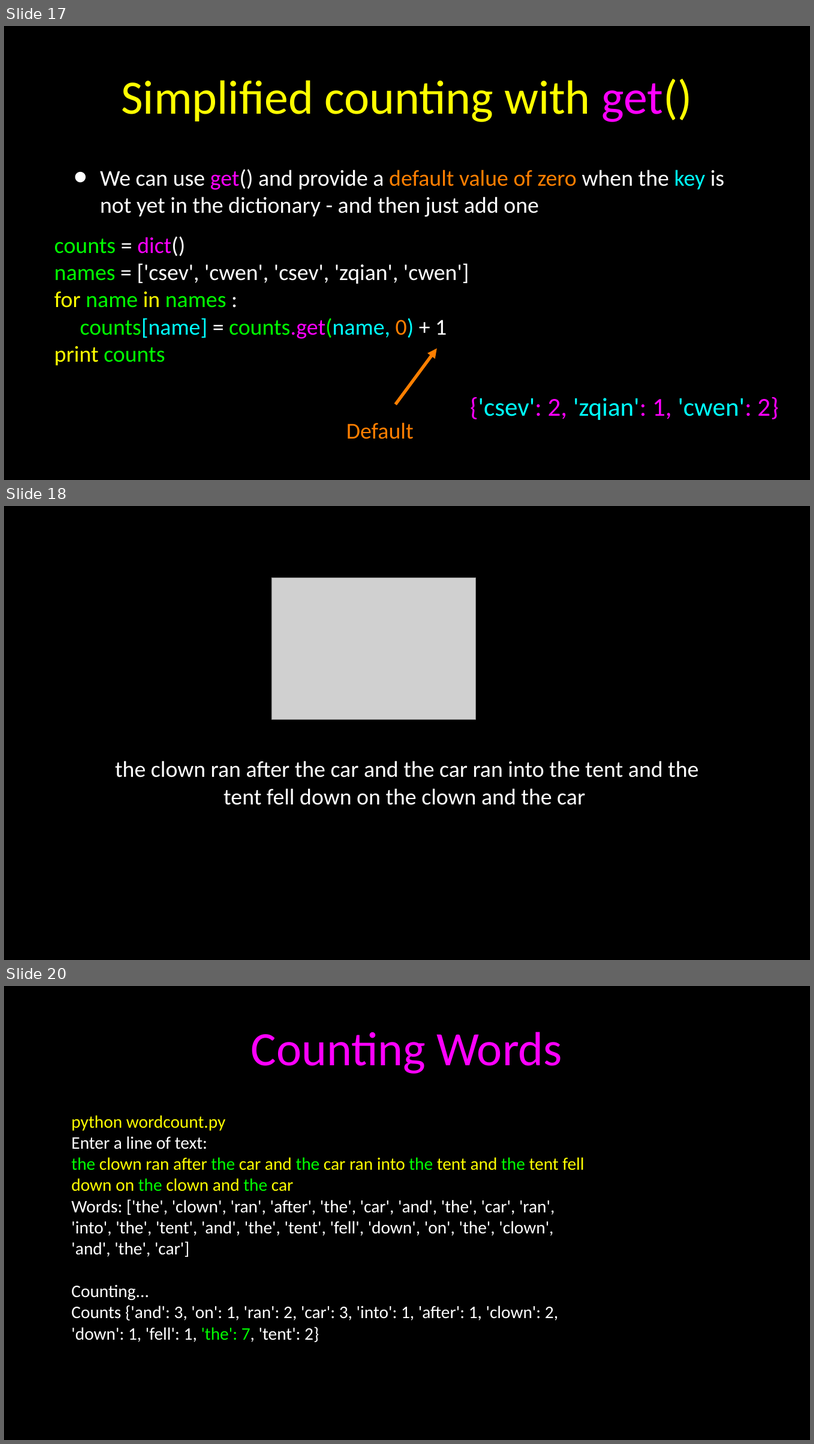
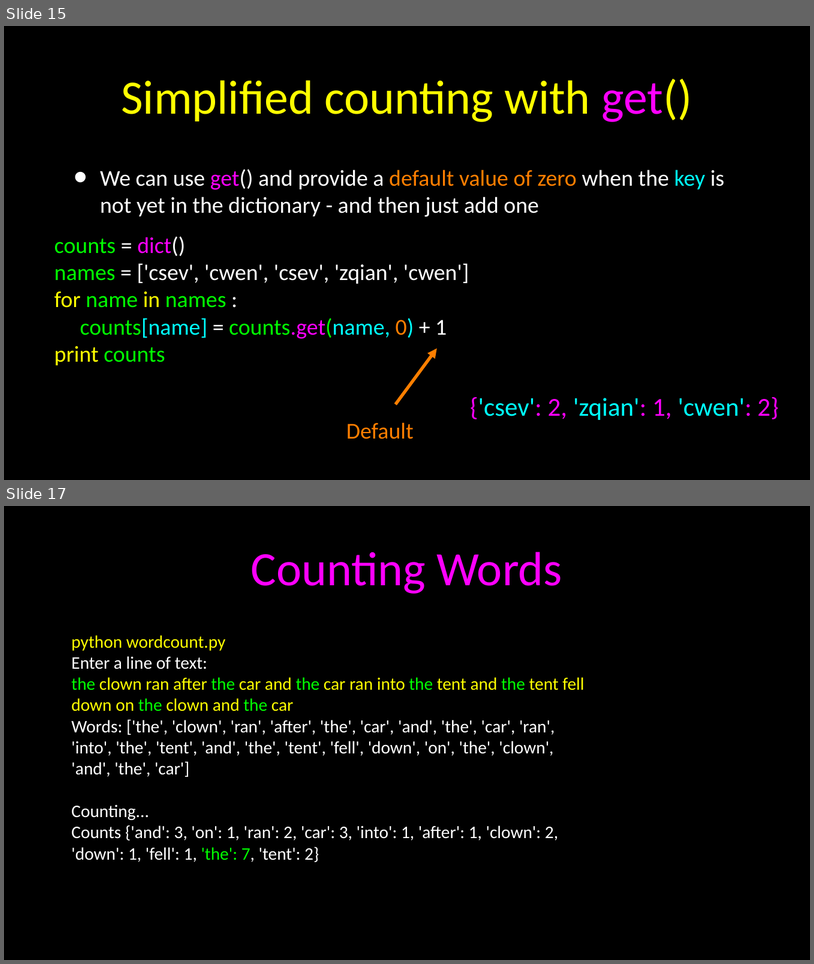
Before and after one commit to jalexander1/Python_Course_Slideware, a slide deck: PythonCourse_09_Dictionaries.ppt. Shown one above the other, each under a label of ours: slides 17, 18 and 20 before the commit, slides 15 and 17 after it; the slides between them are not shown. The pictures are 814x1444 and 814x964 pixels, drawn with LibreOffice and Linux fonts; fonts in the diff are those of the drawing; grey boxes stand for pictures. Boxes give left, top, right and bottom in pixels: in the first picture for what was removed or moved away, otherwise in the second. Text is boxed around its words. In the diff, an @@ line names an element or a change of style, - is before the commit and + after.

```diff
--- a/PythonCourse_09_Dictionaries.ppt
+++ b/PythonCourse_09_Dictionaries.ppt
@@ slide 18 removed at box(4, 506, 810, 960), background #000000 @@
@@ picture removed at box(272, 577, 476, 719) @@
@@ text removed at box(115, 760, 699, 805) @@
-the clown ran after the car and the car ran into the tent and the tent fell down on the clown and the car
@@ what was slide 17 is now slide 15 @@
@@ what was slide 20 is now slide 17 @@
```
Also in this commit, not shown: 8 slides changed, 2 other slides removed, 13 other files.
